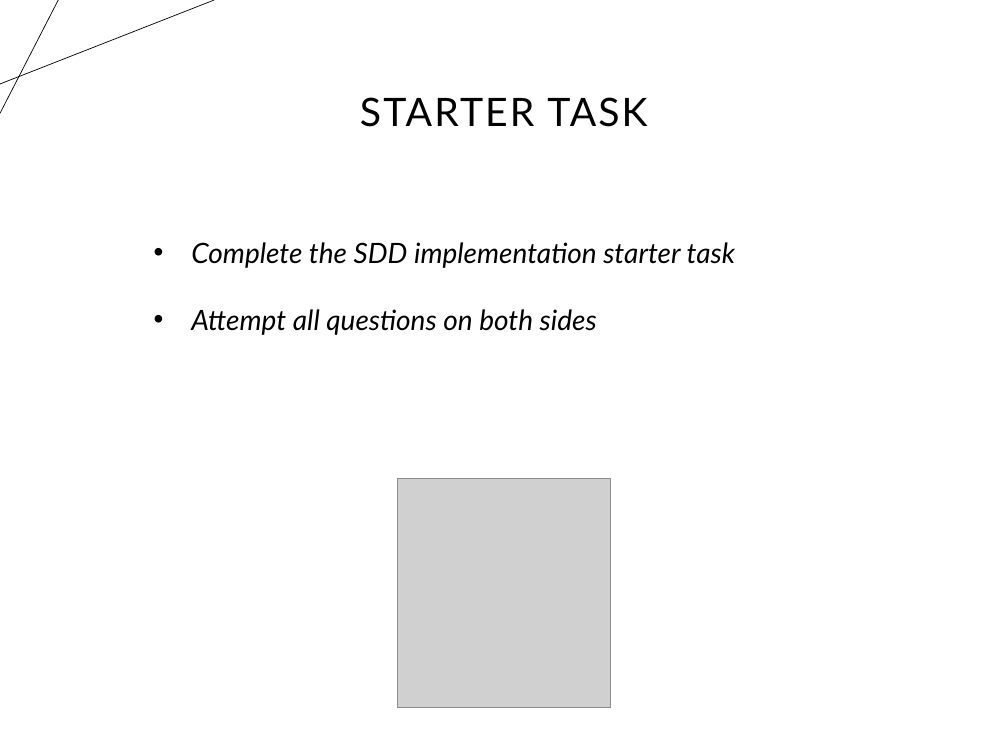
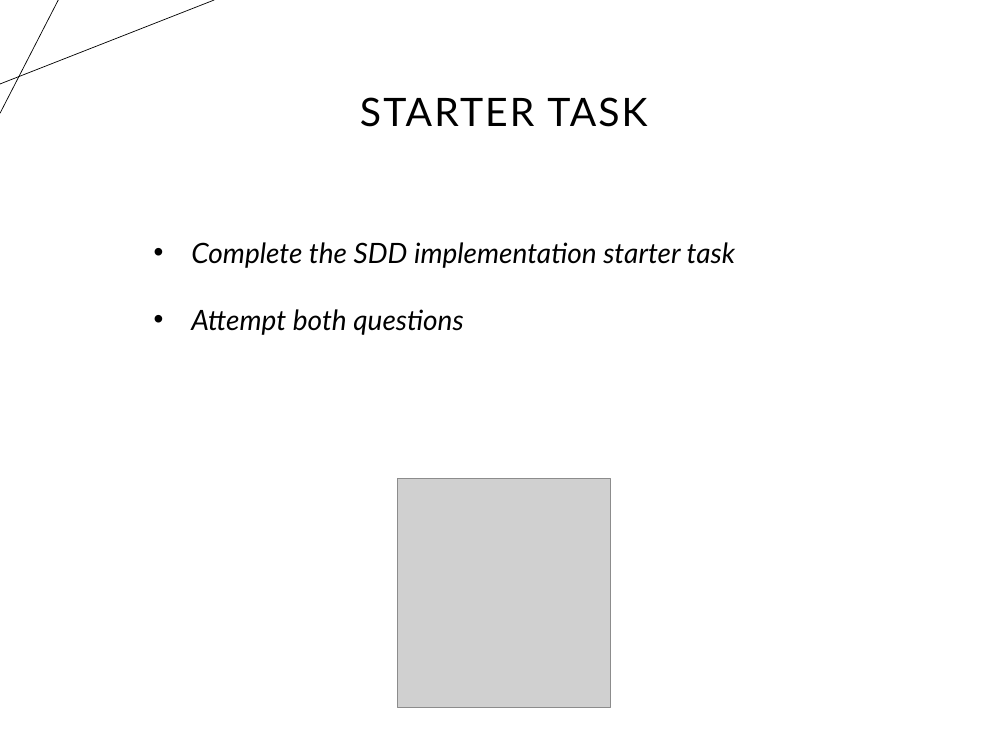
Before and after one commit to timo-w/mrwang, a slide deck: slide 1 of temp_extractions/tempfile.pptx. Drawn at 1008x756 pixels with LibreOffice and Linux fonts; fonts in the diff are those of the drawing; grey boxes stand for pictures. Boxes give left, top, right and bottom in pixels: in the first picture for what was removed or moved away, otherwise in the second. Text is boxed around its words. In the diff, an @@ line names an element or a change of style, - is before the commit and + after.

```diff
--- a/temp_extractions/tempfile.pptx
+++ b/temp_extractions/tempfile.pptx
@@ text at (191, 309, 463, 335): text changed @@
-• Attempt all questions on both sides
+• Attempt both questions
```
Also in this commit, not shown: 3 other slides changed, 6 slides added, 8 slides removed, 5 other files.
